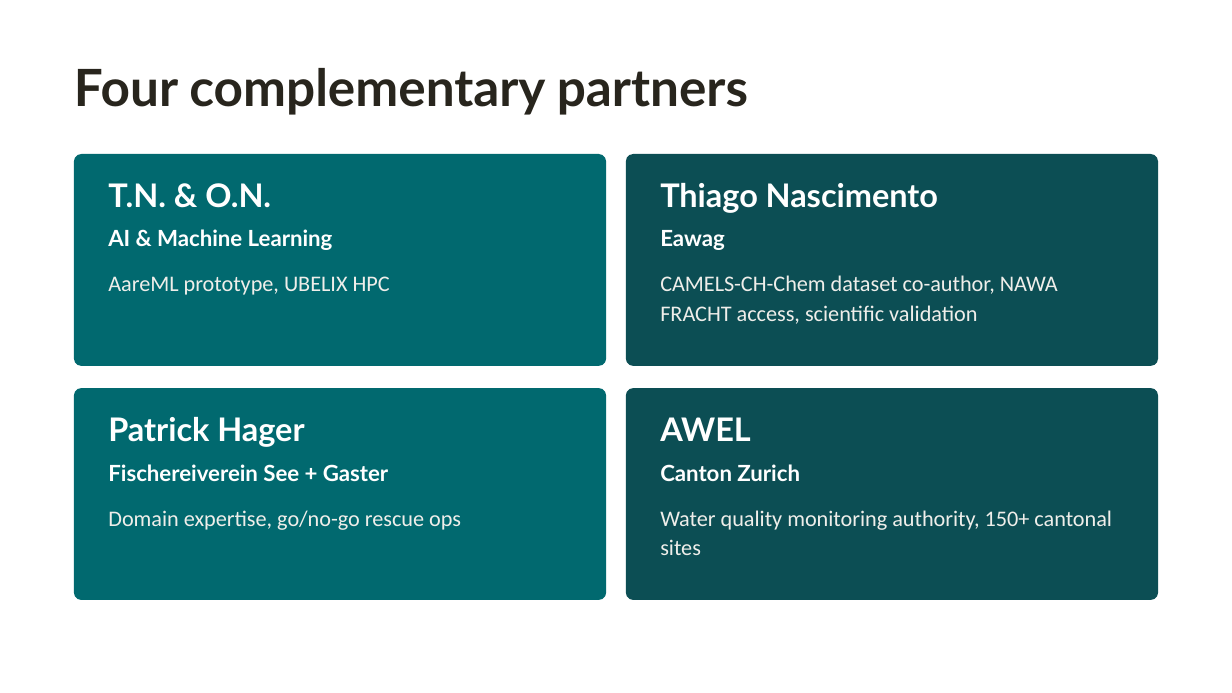
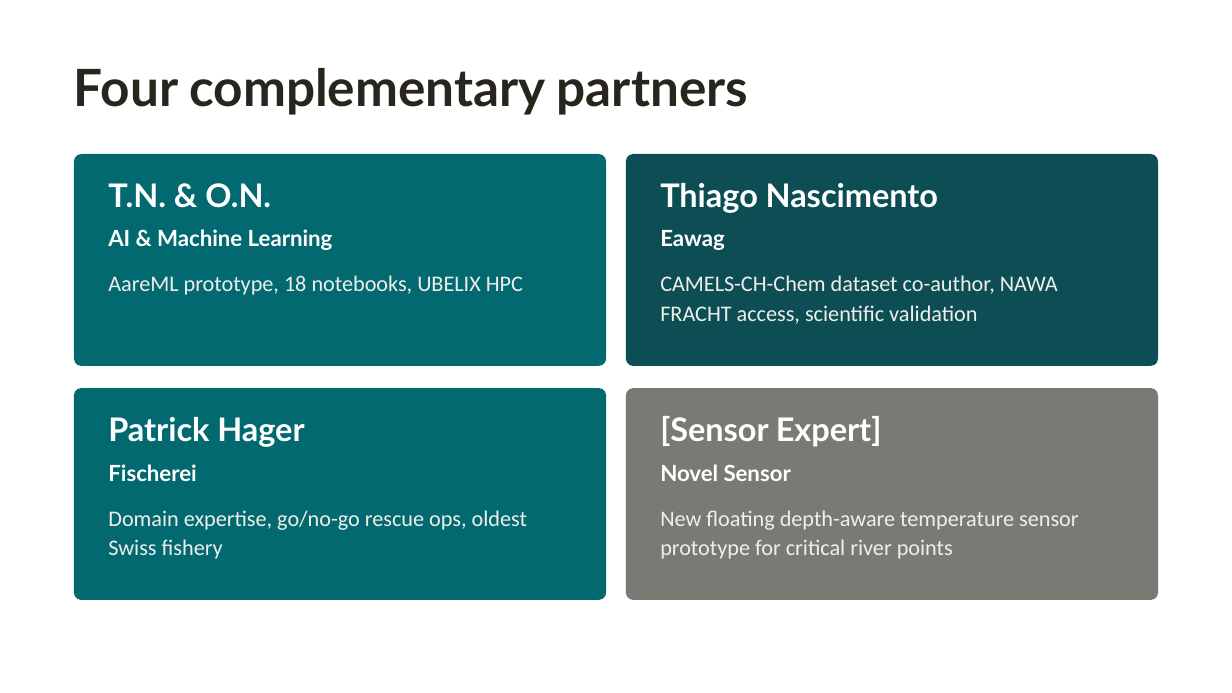
Before and after one commit to polar-bear-after-lunch/AareML, a slide deck: slide 5 of AareML_Sandbox_Pitch.pptx. Drawn at 1232x693 pixels with LibreOffice and Linux fonts; fonts in the diff are those of the drawing. Boxes give left, top, right and bottom in pixels: in the first picture for what was removed or moved away, otherwise in the second. Text is boxed around its words. In the diff, an @@ line names an element or a change of style, - is before the commit and + after.

```diff
--- a/AareML_Sandbox_Pitch.pptx
+++ b/AareML_Sandbox_Pitch.pptx
@@ text at bbox=[108, 275, 523, 295]: text changed @@
-AareML prototype, UBELIX HPC
+AareML prototype, 18 notebooks, UBELIX HPC
@@ rounded rectangle at bbox=[626, 388, 1158, 600]: fill #0C4E54 to #7A7974 @@
@@ text at bbox=[660, 416, 882, 481]: text changed; size 13 to 19 pt @@
-AWEL
-Canton Zurich
+[Sensor Expert]
+Novel Sensor
@@ text at bbox=[108, 464, 196, 481]: text changed @@
-Fischereiverein See + Gaster
+Fischerei
@@ text at bbox=[108, 510, 527, 559]: text changed @@
-Domain expertise, go/no-go rescue ops
+Domain expertise, go/no-go rescue ops, oldest Swiss fishery
@@ text at bbox=[660, 510, 1079, 559]: text changed @@
-Water quality monitoring authority, 150+ cantonal sites
+New floating depth-aware temperature sensor prototype for critical river points
```
Also in this commit, not shown: 4 other slides changed, 1 other file.
